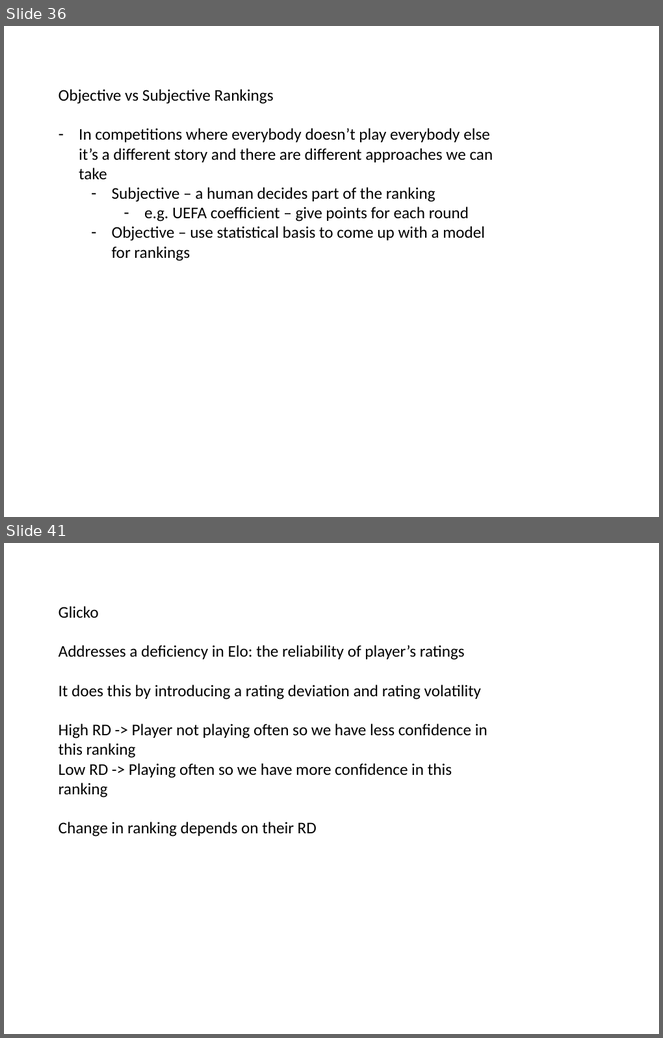
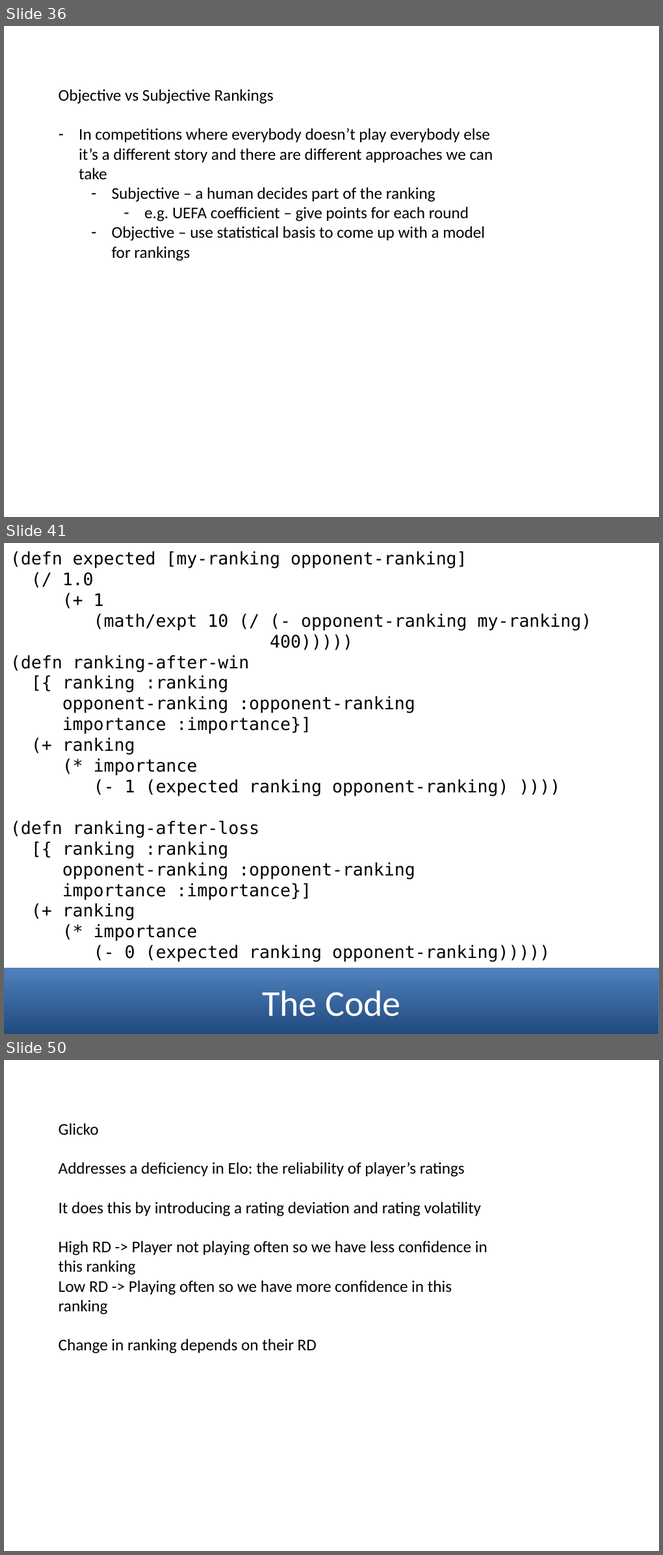
Before and after one commit to mneedham/ranking-algorithms, a slide deck: data-science-london.pptx. Shown one above the other, each under a label of ours: slides 36 and 41 before the commit, slides 36, 41 and 50 after it; the slides between them are not shown. The pictures are 663x1038 and 663x1555 pixels, drawn with LibreOffice and Linux fonts; fonts in the diff are those of the drawing. Boxes give left, top, right and bottom in pixels: in the first picture for what was removed or moved away, otherwise in the second. Text is boxed around its words. In the diff, an @@ line names an element or a change of style, - is before the commit and + after.

```diff
--- a/data-science-london.pptx
+++ b/data-science-london.pptx
@@ slide 41 added at box(4, 543, 659, 1034), background #FFFFFF @@
@@ text added at box(10, 551, 592, 962), 19 pt, text #000000 @@
+(defn expected [my-ranking opponent-ranking]
+(/ 1.0
+(+ 1
+(math/expt 10 (/ (- opponent-ranking my-ranking)
+400)))))
+(defn ranking-after-win
+[{ ranking :ranking
+opponent-ranking :opponent-ranking
+importance :importance}]
+(+ ranking
+(* importance
+(- 1 (expected ranking opponent-ranking) ))))
+(defn ranking-after-loss
+[{ ranking :ranking
+opponent-ranking :opponent-ranking
+importance :importance}]
+(+ ranking
+(* importance
+(- 0 (expected ranking opponent-ranking)))))
@@ rectangle added at box(4, 968, 659, 1034), fill gradient #1F497D to #4F81BD, outline #4B7EBC 0.75 pt, 40 pt, text #FFFFFF @@
+The Code
@@ what was slide 41 is now slide 50 @@
```
Also in this commit, not shown: 2 slides changed, 12 other slides added, 3 slides removed, 4 other files.
